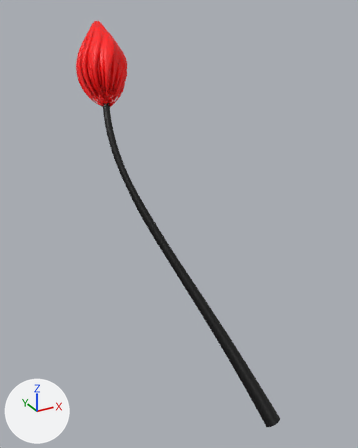
The glTF model public/Dahlia_Full/Dahlia_Full.glb, before and after one commit.
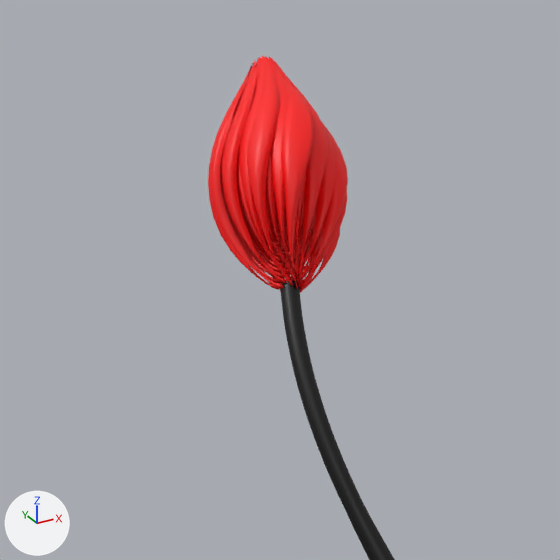
There are two pictures of each version: one whole from a camera (50 mm lens) standing at (-0.926, -1.273, 1.413) and looking at (-0.046, 0.327, 0.613), one close up on the part from 0% to 57% of the width and 0% to 46% of the height. Arrows for +X, +Y and +Z are at lower left; the lights stay in place. The first two pictures are the older version.

Names of what the first close-up shows: 'Dahlia_Full_mesh'.
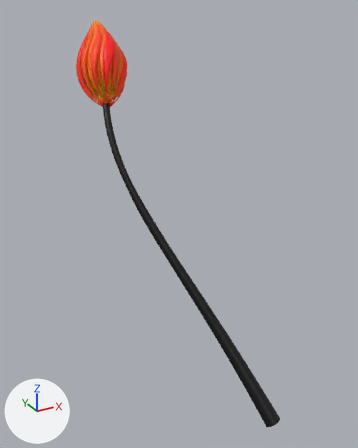
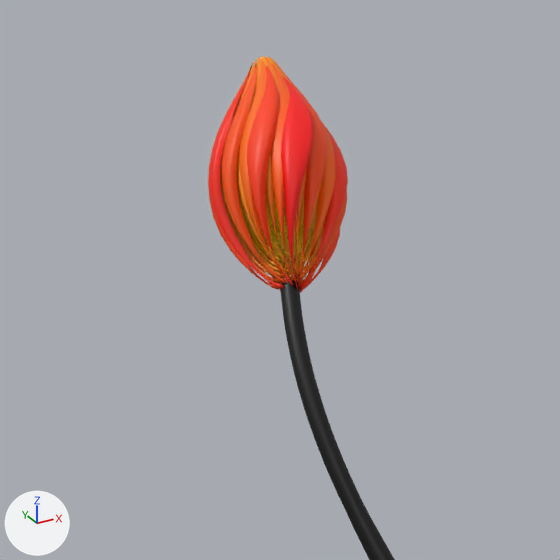
What the commit changed:
me_dahlia_full_mesh has 36728 vertices, 65472 faces and spans x -0.296..0.15, y -0.173..0.862, z -0.12..1.358.
me_dahlia_full_mesh is used by ob_dahlia_full_mesh; location (0.0, 0.0, 0.0).
me_dahlia_full_mesh part 1: 1536 faces centred in x -0.295..-0.09, y 0.608..0.85, z 1.036..1.328 are repainted in the vertex colours; the middle colour goes from red #ff0000 to red #ff2300.
me_dahlia_full_mesh part 2: 59392 faces centred in x -0.285..-0.086, y 0.602..0.859, z 1.038..1.352 are repainted in the vertex colours; the middle colour goes from red #ff0000 to yellow #ffbe00.

What differs and where, as boxes (x1, y1, x2, y2) in the close-ups (560 x 560 px):
part 1 of me_dahlia_full_mesh, recoloured
    both: (209, 74, 346, 292)
part 2 of me_dahlia_full_mesh, recoloured
    both: (208, 56, 347, 292)
